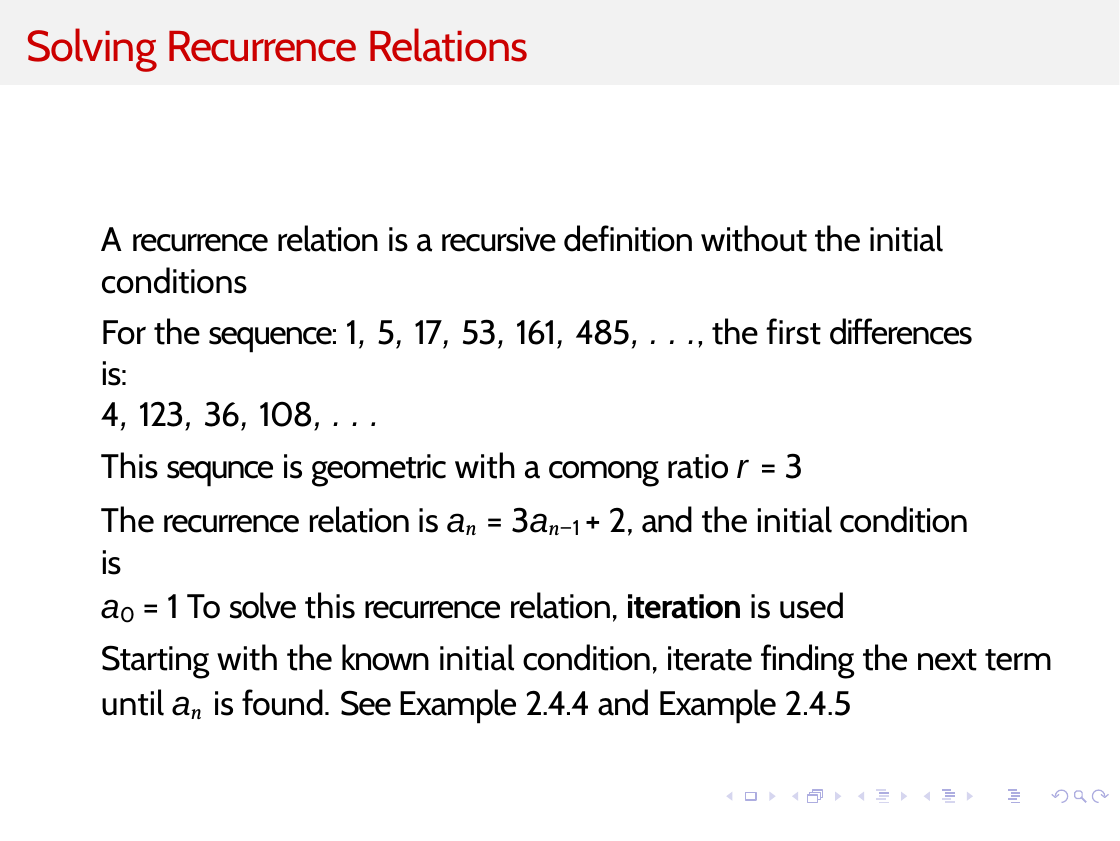
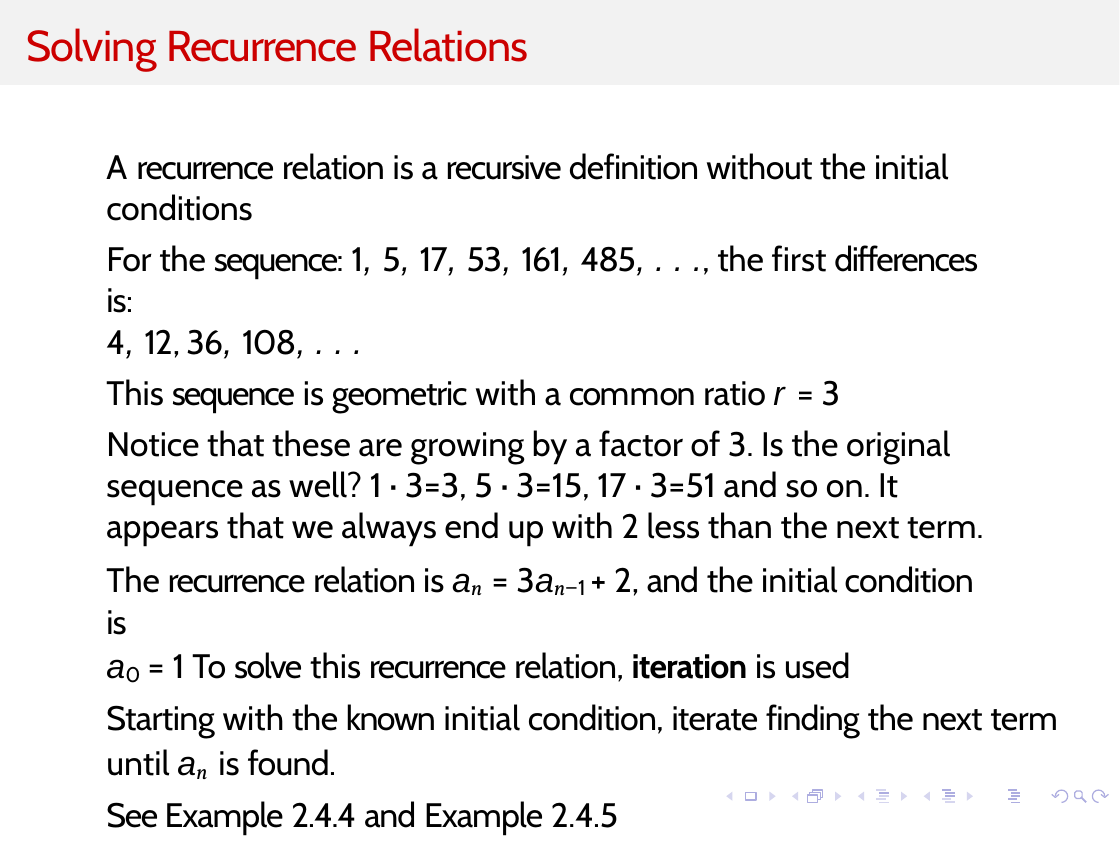
Before and after one commit to kevinsuo/kevinsuo.github.io, a slide deck: slide 14 of teaching/2026Summer/5070/Slides/4.pptx (slide 11 before the commit). Drawn at 1120x841 pixels with LibreOffice and Linux fonts; fonts in the diff are those of the drawing; background and template pictures are left out. Boxes give left, top, right and bottom in pixels: in the first picture for what was removed or moved away, otherwise in the second. Text is boxed around its words. In the diff, an @@ line names an element or a change of style, - is before the commit and + after.

```diff
--- a/teaching/2026Summer/5070/Slides/4.pptx
+++ b/teaching/2026Summer/5070/Slides/4.pptx
@@ text "A recurrence relation is a ...": place and size @@
-text "A recurrence relation is a ..." at <box>101,225,1053,723</box>
+text "A recurrence relation is a ..." at <box>106,153,1058,835</box>
@@ text at <box>106,329,983,545</box>: text changed @@
-4, 123, 36, 108, . . .
-This sequnce is geometric with a comong ratio r = 3
+4, 12, 36, 108, . . .
+This sequence is geometric with a common ratio r = 3
+Notice that these are growing by a factor of 3. Is the original sequence as well? 1 · 3=3, 5 · 3=15, 17 · 3=51 and so on. It appears that we always end up with 2 less than the next term.
@@ text at <box>106,704,1058,835</box>: text changed @@
-Starting with the known initial condition, iterate finding the next term until an is found. See Example 2.4.4 and Example 2.4.5
+Starting with the known initial condition, iterate finding the next term until an is found.
+See Example 2.4.4 and Example 2.4.5
```
Also in this commit, not shown: 5 other slides changed, 3 slides added, 2 other files.
